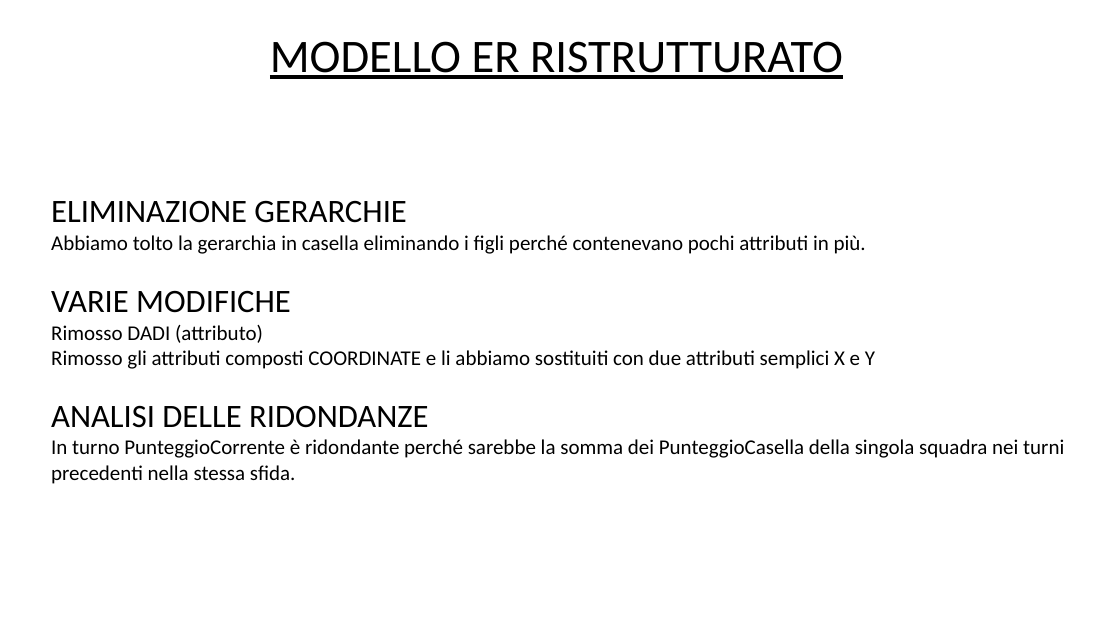
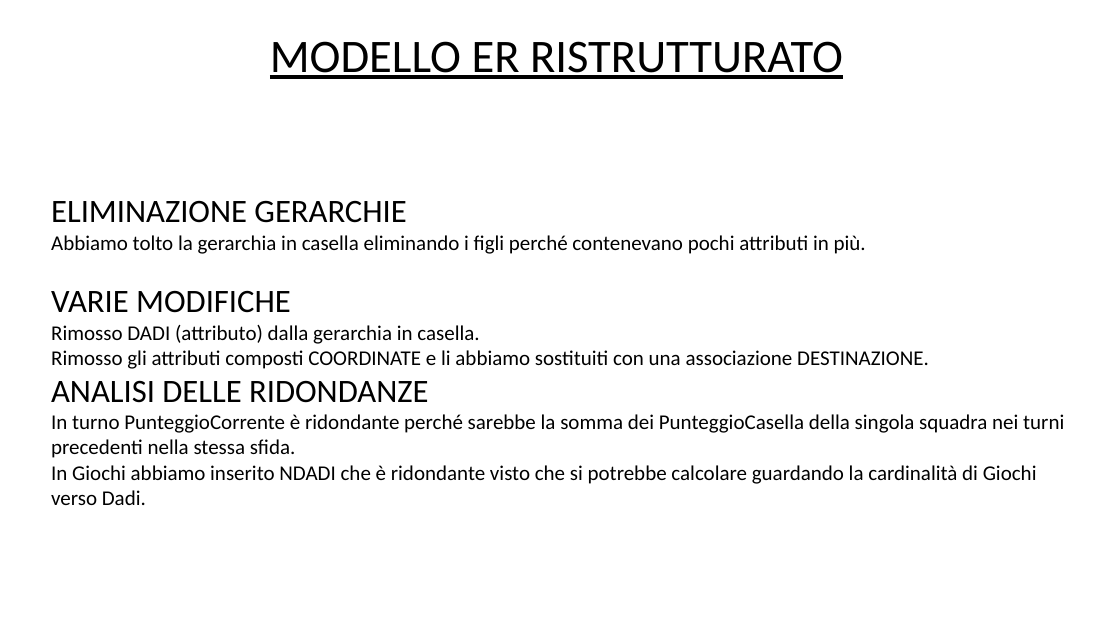
Before and after one commit to DavideGit-cs/BD_Progetto_Gruppo11, a slide deck: slide 5 of Vincoli_Domini_BDProgetto_finale.pptx. Drawn at 1120x630 pixels with LibreOffice and Linux fonts; fonts in the diff are those of the drawing. Boxes give left, top, right and bottom in pixels: in the first picture for what was removed or moved away, otherwise in the second. Text is boxed around its words. In the diff, an @@ line names an element or a change of style, - is before the commit and + after.

```diff
--- a/Vincoli_Domini_BDProgetto_finale.pptx
+++ b/Vincoli_Domini_BDProgetto_finale.pptx
@@ text at (51,325,929,369): text changed @@
-Rimosso DADI (attributo)
-Rimosso gli attributi composti COORDINATE e li abbiamo sostituiti con due attributi semplici X e Y
+Rimosso DADI (attributo) dalla gerarchia in casella.
+Rimosso gli attributi composti COORDINATE e li abbiamo sostituiti con una associazione DESTINAZIONE.
@@ text at (51,465,1037,505): paragraph added @@
+In Giochi abbiamo inserito NDADI che è ridondante visto che si potrebbe calcolare guardando la cardinalità di Giochi verso Dadi.
```
Also in this commit, not shown: 15 other slides changed, 5 slides added, 1 slide removed, 10 other files.
